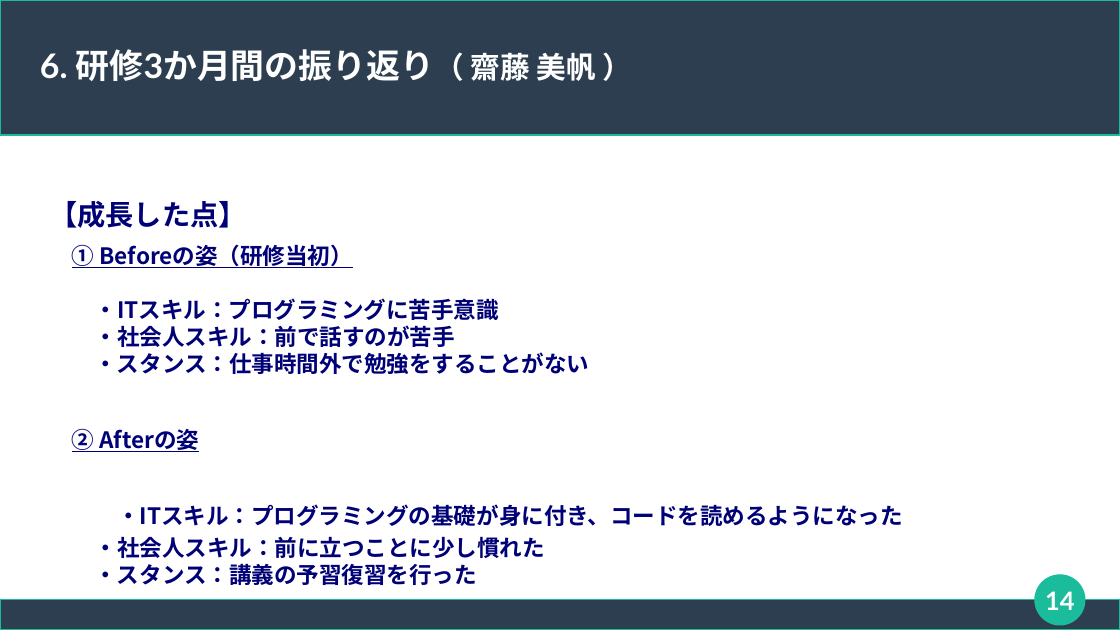
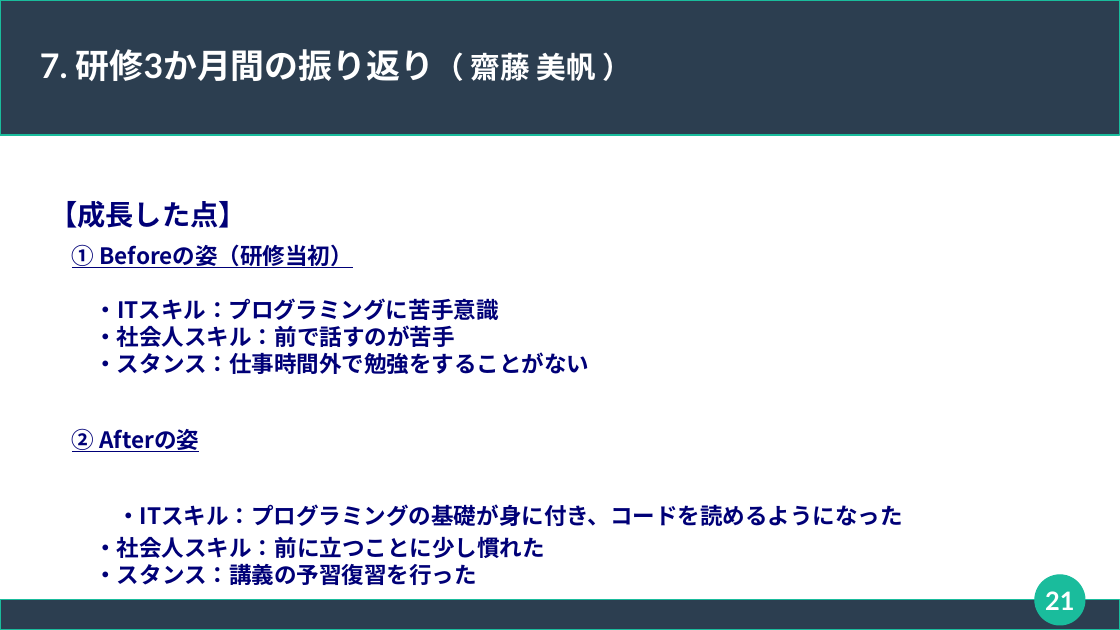
Before and after one commit to connk95/Shared-Shop, a slide deck: slide 21 of TeamUzawa_Sharing_ProjectFile/発表用スライド_チーム鵜澤.odp (slide 14 before the commit). Drawn at 1120x630 pixels with LibreOffice and Linux fonts; fonts in the diff are those of the drawing. Boxes give left, top, right and bottom in pixels: in the first picture for what was removed or moved away, otherwise in the second. Text is boxed around its words. In the diff, an @@ line names an element or a change of style, - is before the commit and + after.

```diff
--- a/TeamUzawa_Sharing_ProjectFile/発表用スライド_チーム鵜澤.odp
+++ b/TeamUzawa_Sharing_ProjectFile/発表用スライド_チーム鵜澤.odp
@@ title at box(40, 49, 595, 81): text changed @@
-6. 研修3か月間の振り返り（ 齋藤 美帆 ）
+7. 研修3か月間の振り返り（ 齋藤 美帆 ）
@@ page number at box(1045, 591, 1074, 610): text changed @@
-14
+21
```
Also in this commit, not shown: 13 other slides changed, 7 slides added, 3 other files.
